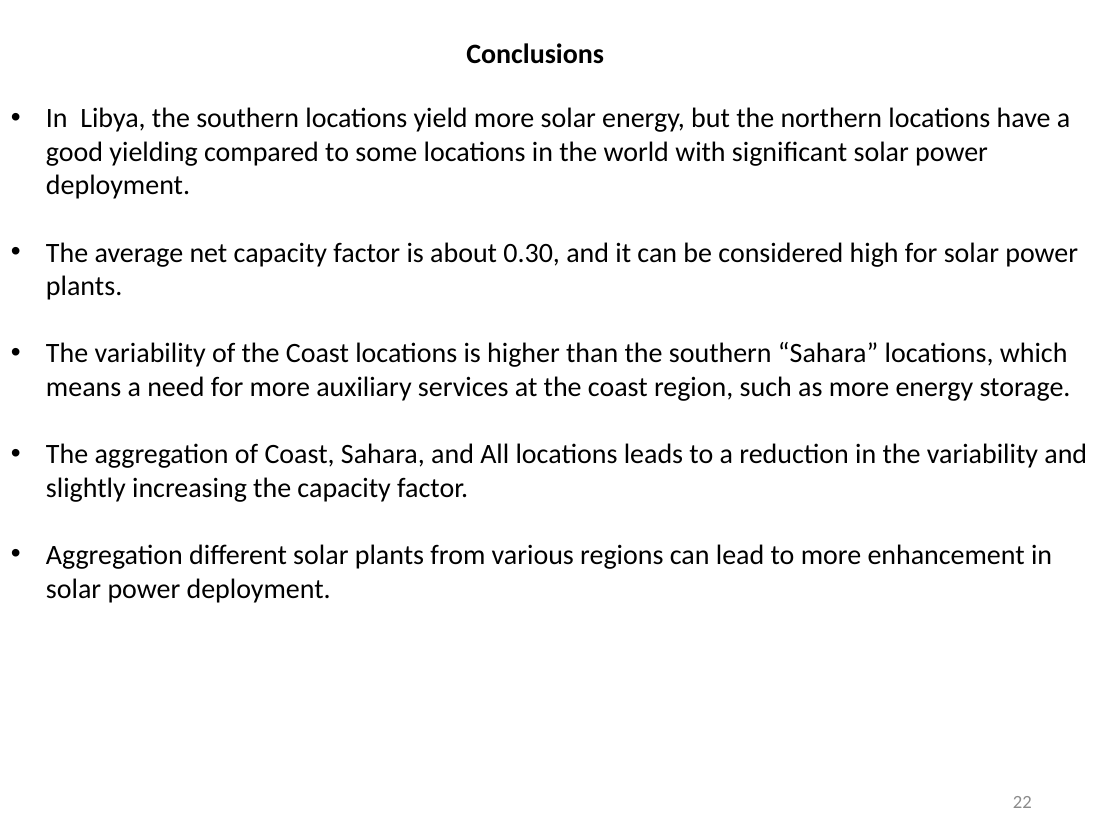
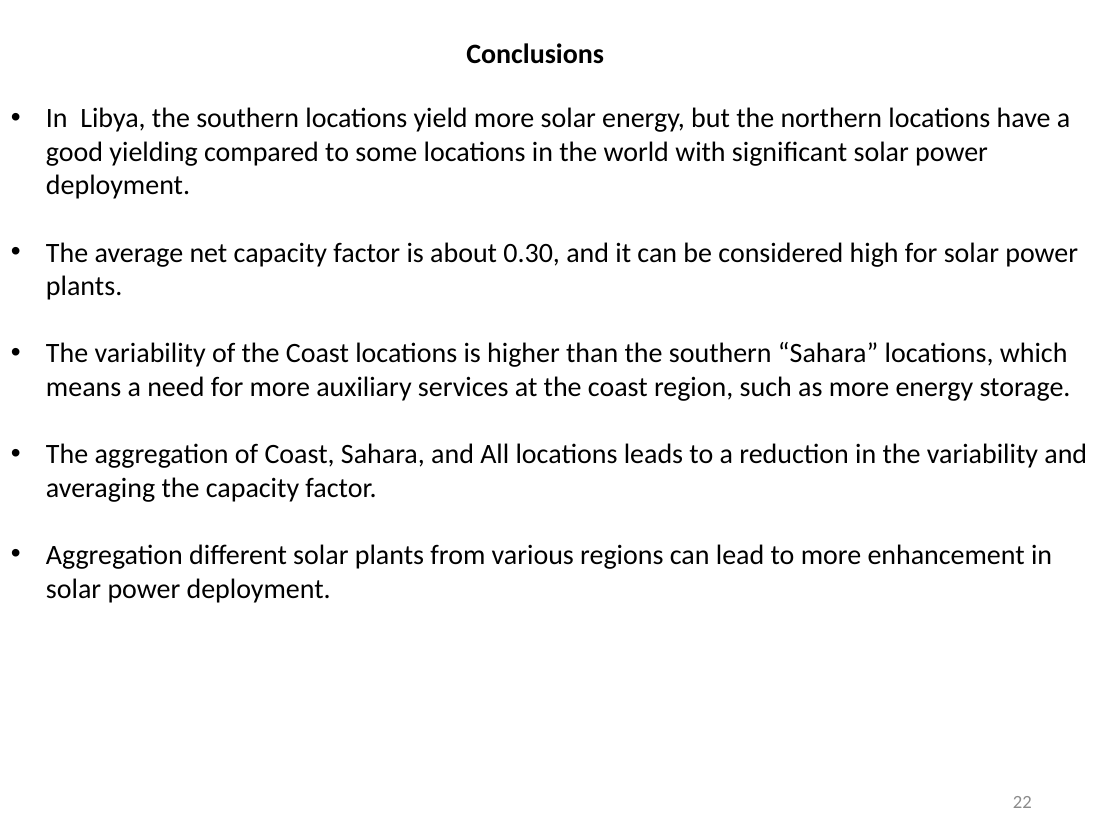
Before and after one commit to mhdella/Solar-Energy-Modeling-for-Some-Locations-in-Libya, a slide deck: slide 22 of Solar_Energy_Analysis_for Some Locations in Libya.pptx. Drawn at 1120x840 pixels with LibreOffice and Linux fonts; fonts in the diff are those of the drawing. Boxes give left, top, right and bottom in pixels: in the first picture for what was removed or moved away, otherwise in the second. Text is boxed around its words. In the diff, an @@ line names an element or a change of style, - is before the commit and + after.

```diff
--- a/Solar_Energy_Analysis_for Some Locations in Libya.pptx
+++ b/Solar_Energy_Analysis_for Some Locations in Libya.pptx
@@ text at (46,443,1087,502): text changed @@
-• The aggregation of Coast, Sahara, and All locations leads to a reduction in the variability and slightly increasing the capacity factor.
+• The aggregation of Coast, Sahara, and All locations leads to a reduction in the variability and averaging the capacity factor.
```
Also in this commit, not shown: 1 other file.
